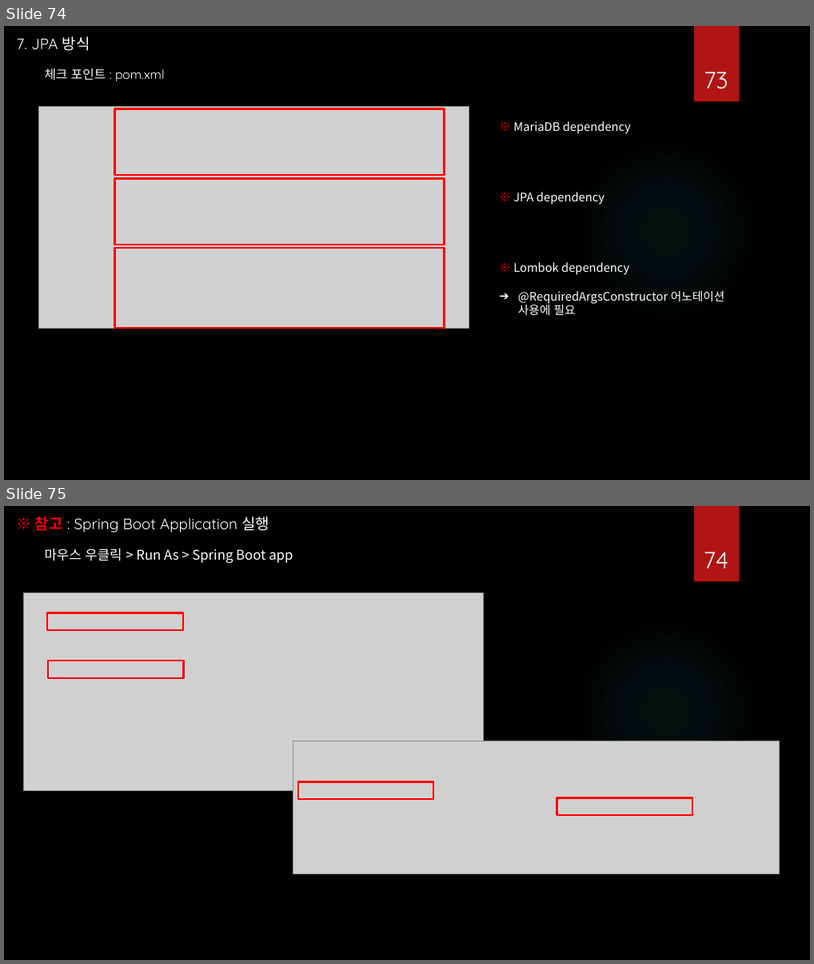
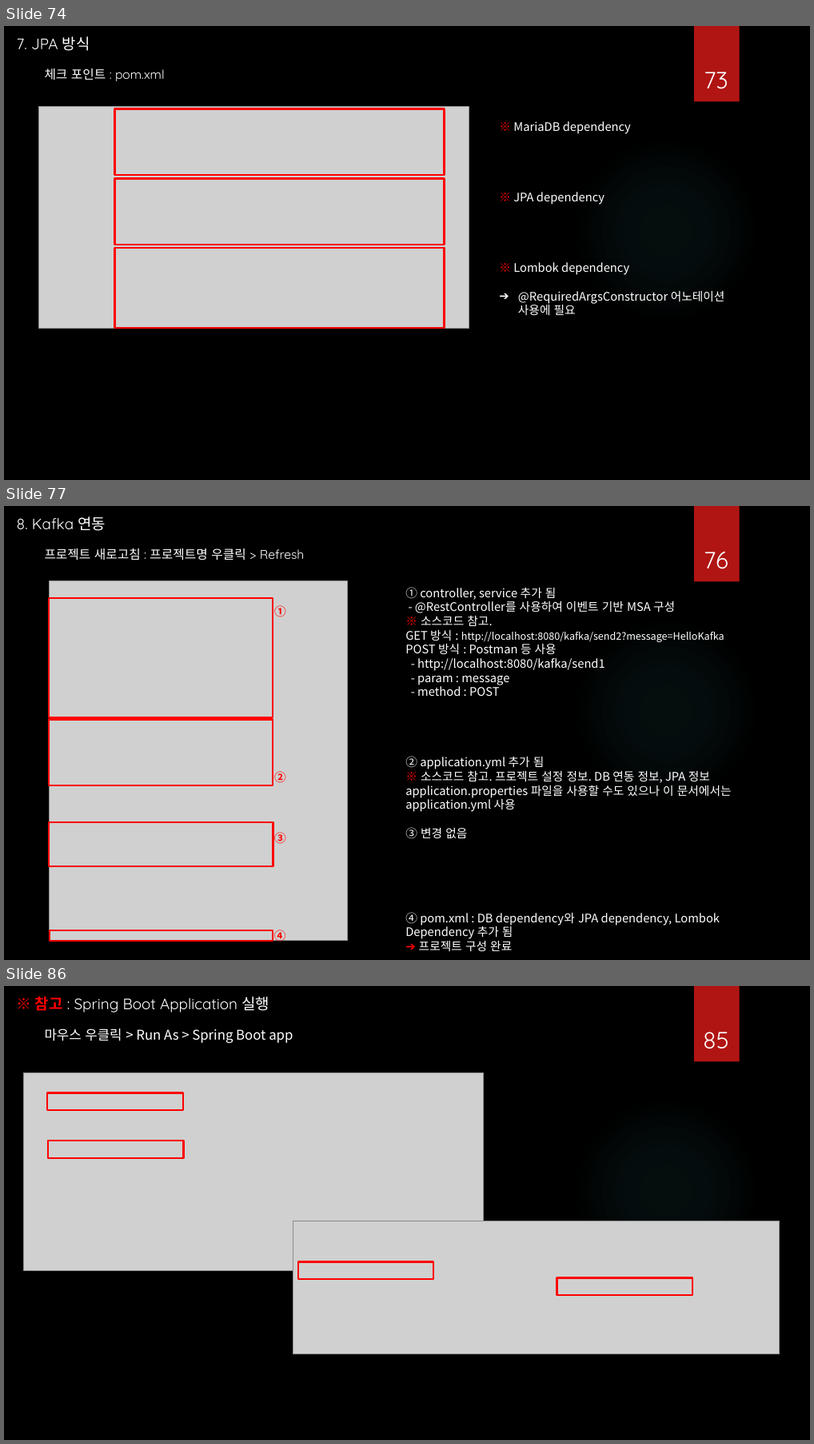
Before and after one commit to hancha123/Spring-Boot, a slide deck: Spring Boot Template.pptx. Shown one above the other, each under a label of ours: slides 74 and 75 before the commit, slides 74, 77 and 86 after it; the slides between them are not shown. The pictures are 814x964 and 814x1444 pixels, drawn with LibreOffice and Linux fonts; fonts in the diff are those of the drawing; grey boxes stand for pictures; background and template pictures are left out. Boxes give left, top, right and bottom in pixels: in the first picture for what was removed or moved away, otherwise in the second. Text is boxed around its words. In the diff, an @@ line names an element or a change of style, - is before the commit and + after.

```diff
--- a/Spring Boot Template.pptx
+++ b/Spring Boot Template.pptx
@@ slide 77 added at <box>4,506,810,960</box>, background picture (left out); not listed: 2 template elements that a slide beside it also shows @@
@@ text added at <box>17,516,106,531</box>, 18 pt, text #FFFFFF @@
+8. Kafka 연동
@@ text added at <box>45,548,305,560</box>, 15 pt, text #FFFFFF @@
+프로젝트 새로고침 : 프로젝트명 우클릭 > Refresh
@@ page number added at <box>704,552,729,569</box>, 28 pt, text #FFFFFF @@
+76
@@ rectangle added at <box>49,598,274,717</box>, outline #FF0000 2.25 pt @@
@@ picture added at <box>50,581,348,940</box> @@
@@ text added at <box>406,587,732,951</box>, 14 pt, text #FFFFFF @@
+① controller, service 추가 됨
+- @RestController를 사용하여 이벤트 기반 MSA 구성
+※ 소스코드 참고.
+GET 방식 : http://localhost:8080/kafka/send2?message=HelloKafka
+POST 방식 : Postman 등 사용
+- http://localhost:8080/kafka/send1
+- param : message
+- method : POST
+② application.yml 추가 됨
+※ 소스코드 참고. 프로젝트 설정 정보. DB 연동 정보, JPA 정보 application.properties 파일을 사용할 수도 있으나 이 문서에서는 application.yml 사용
+③ 변경 없음
+④ pom.xml : DB dependency와 JPA dependency, Lombok Dependency 추가 됨
+➔ 프로젝트 구성 완료
@@ text added at <box>274,605,286,617</box>, 14 pt, text #FF0000, bold @@
+①
@@ rectangle added at <box>49,719,274,785</box>, outline #FF0000 2.25 pt @@
@@ text added at <box>274,771,286,783</box>, 14 pt, text #FF0000, bold @@
+②
@@ rectangle added at <box>49,822,274,866</box>, outline #FF0000 2.25 pt @@
@@ text added at <box>274,832,286,844</box>, 14 pt, text #FF0000, bold @@
+③
@@ rectangle added at <box>50,930,273,940</box>, outline #FF0000 2.25 pt @@
@@ text added at <box>274,929,286,943</box>, 14 pt, text #FF0000, bold @@
+④
@@ what was slide 75 is now slide 86 @@
@@ page number at <box>703,1032,730,1049</box>: text changed @@
-74
+85
```
Also in this commit, not shown: 1 slide changed, 10 other slides added.
